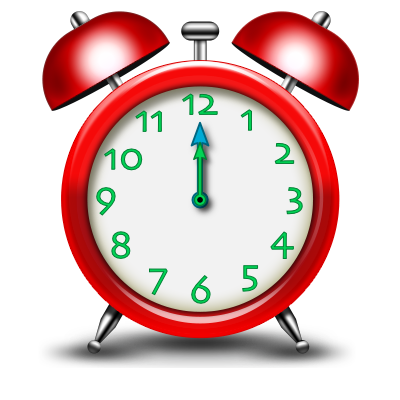
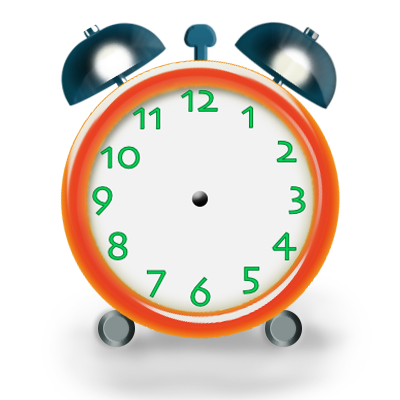
Two versions of the same layered image (400 × 400). Layer-by-layer changes:
hid "axis" over (x1=197, y1=196, x2=203, y2=203)
hid "hourHand" over (x1=193, y1=141, x2=207, y2=207)
hid "hourShadow" over (x1=192, y1=140, x2=217, y2=216)
hid "minuteHand" over (x1=190, y1=121, x2=210, y2=209)
hid "minuteShadow" over (x1=189, y1=121, x2=219, y2=218)
removed layer "Layer 0" over (x1=39, y1=11, x2=359, y2=368)
added layer "Layer 4" above "Group 1" over (x1=60, y1=59, x2=341, y2=339)
added group "Group 1" with 3 layers above "Layer 5" over (x1=98, y1=310, x2=302, y2=347)
added group "Group 2" with 2 layers in group "Group 1" over (x1=98, y1=310, x2=302, y2=347)
added layer "Ellipse 1 copy" in group "Group 2" over (x1=265, y1=310, x2=302, y2=347)
added layer "Ellipse 1" in group "Group 2" over (x1=98, y1=310, x2=135, y2=347)
added layer "Layer 5" above "Layer 3" over (x1=86, y1=85, x2=314, y2=313)
added layer "Layer 3" above "bellR" over (x1=183, y1=23, x2=218, y2=63)
added layer "bellR" above "Layer 1" over (x1=234, y1=21, x2=338, y2=110)
added layer "Layer 1" above "Layer 6" over (x1=60, y1=22, x2=167, y2=107)
added layer "Layer 6" over (x1=41, y1=273, x2=360, y2=400)
